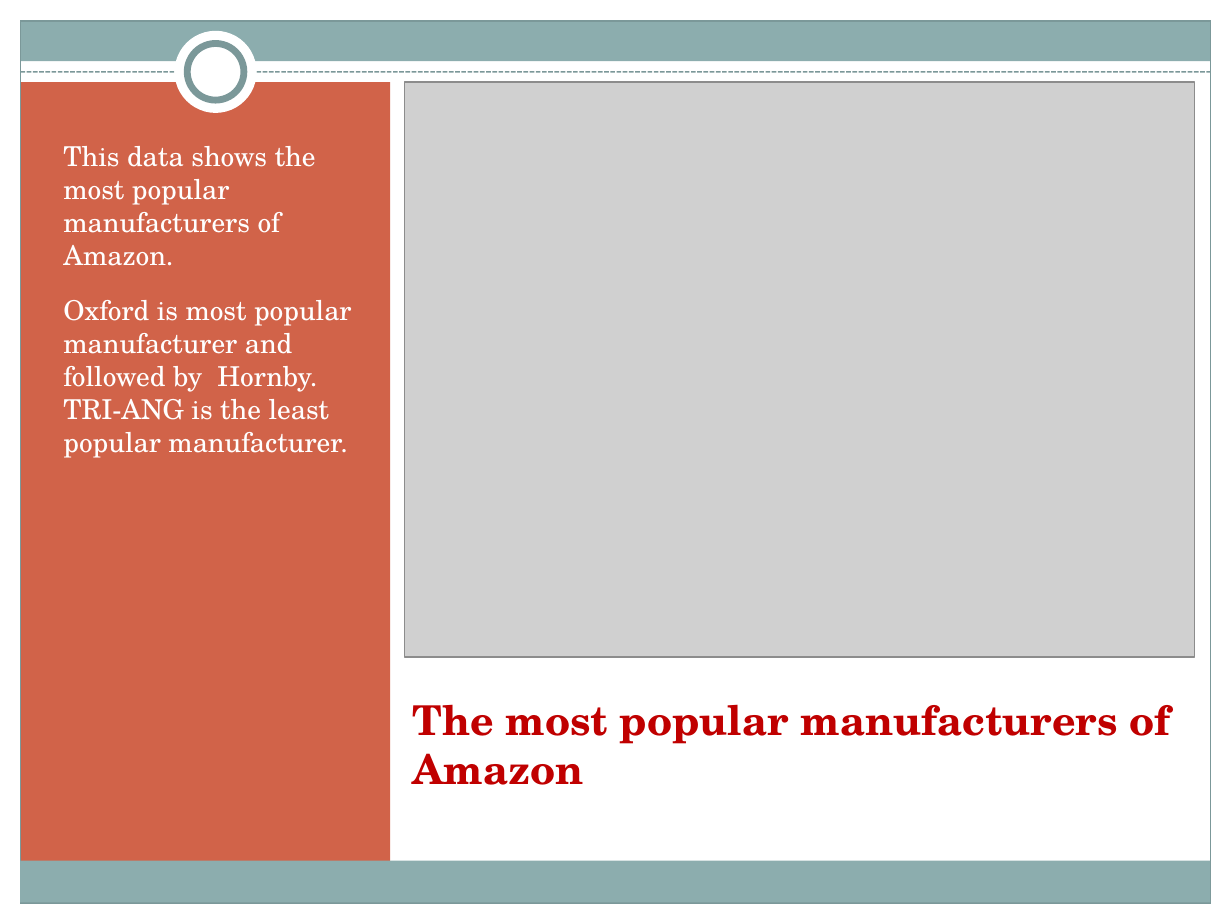
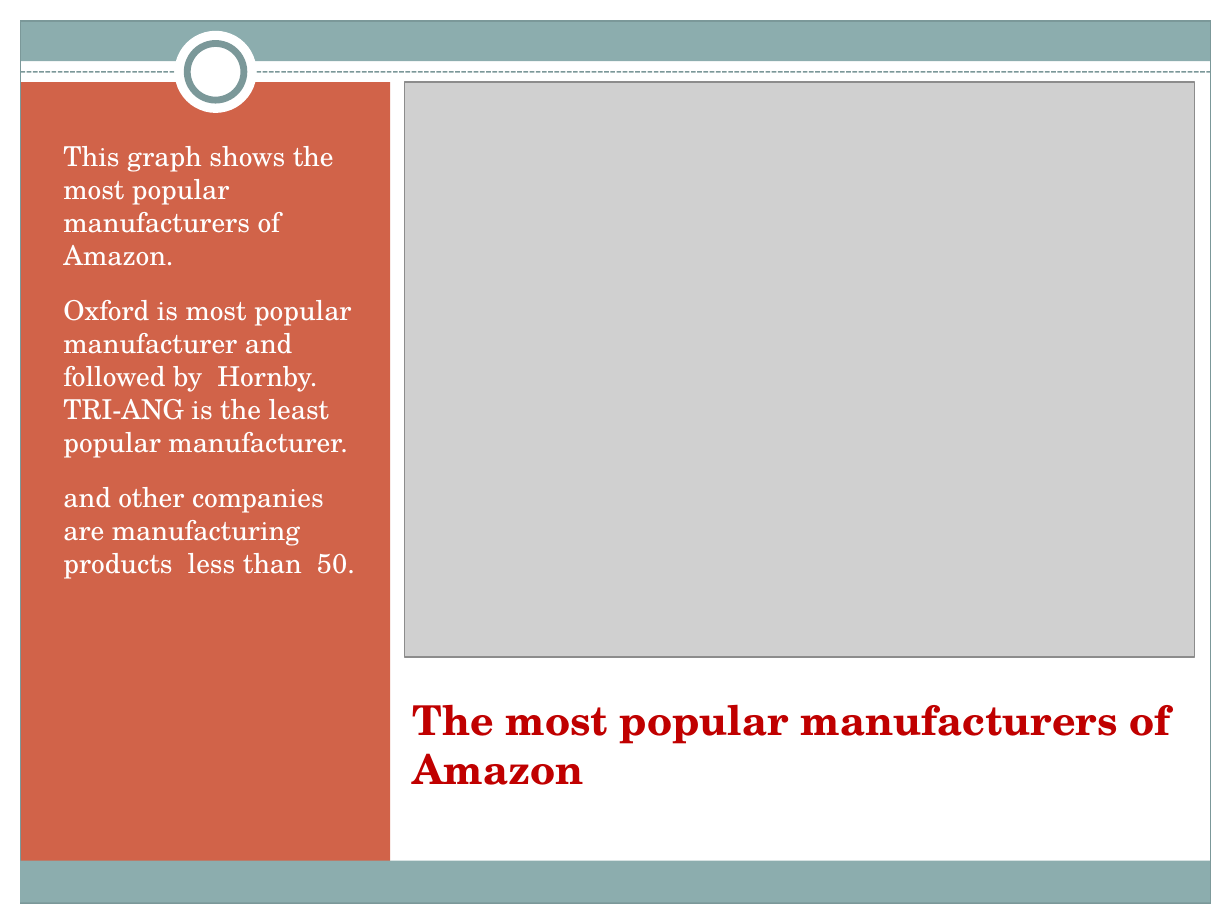
Before and after one commit to AshaSharmaGitHub/CDF-Project, a slide deck: slide 2 of Project-PPT.pptx. Drawn at 1232x924 pixels with LibreOffice and Linux fonts; fonts in the diff are those of the drawing; grey boxes stand for pictures. Boxes give left, top, right and bottom in pixels: in the first picture for what was removed or moved away, otherwise in the second. Text is boxed around its words. In the diff, an @@ line names an element or a change of style, - is before the commit and + after.

```diff
--- a/Project-PPT.pptx
+++ b/Project-PPT.pptx
@@ text at (x1=63, y1=146, x2=334, y2=266): text changed @@
-This data shows the most popular manufacturers of Amazon.
+This graph shows the most popular manufacturers of Amazon.
@@ text at (x1=63, y1=487, x2=355, y2=579): paragraph added @@
+and other companies are manufacturing products less than 50.
```
Also in this commit, not shown: 3 other slides changed, 1 other file.
